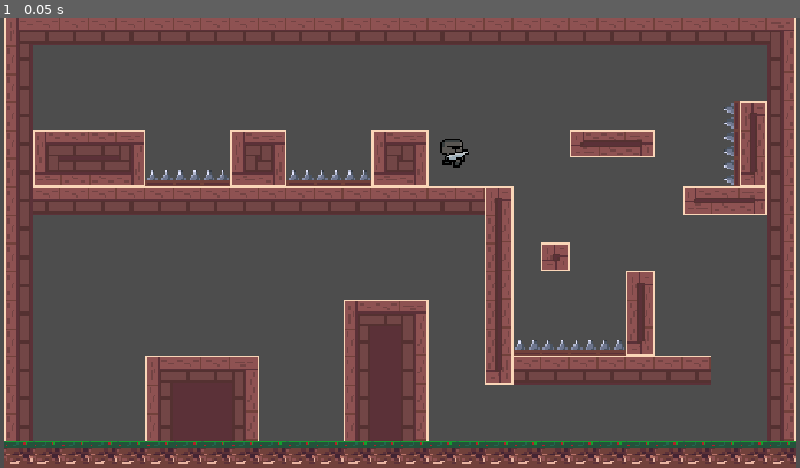
Above: before the commit, frame 1.
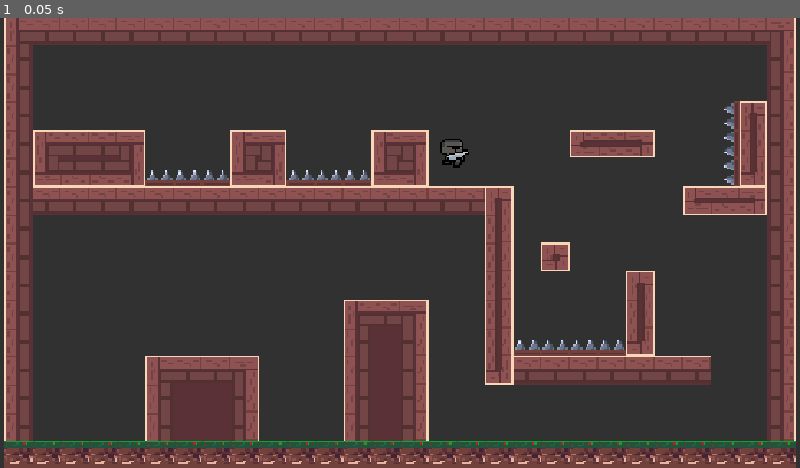
Above: after the commit, the same moment.

Repository: Marcausente/KnightGame2DGodot
Game: Godot game, scene res://Escenas/escena_principal/escena_principal.tscn
Two runs of this game, one before a commit and one after it. Both use one fixed random seed, a clock stepped at 60 frames per second and the inputs below.
Inputs:
- Up to frame 1 (0.05 s): no input

The runs differ from the first frame. In frame 1, 61% of the frame differs, in the area x 0-100%, y 0-100%.

Commit message:
FEAT: Test realizado para ver si se inicia la funcion

Diff:
--- /dev/null
+++ b/Escenas/personaje/personaje.gd
@@ -0,0 +1,8 @@
+extends CharacterBody2D
+
+func _ready():
+	inicio_funcion_test()
+
+
+func inicio_funcion_test():
+	print("Se ha iniciado la funcion")
--- a/Escenas/personaje/personaje.tscn
+++ b/Escenas/personaje/personaje.tscn
@@ -1,11 +1,13 @@
 [gd_scene format=3 uid="uid://cxm8wxdnmii3w"]
 
+[ext_resource type="Script" uid="uid://21cdvs7ggksj" path="res://Escenas/personaje/personaje.gd" id="1_g78av"]
 [ext_resource type="SpriteFrames" uid="uid://uvftxttjne3l" path="res://Escenas/personaje/sprite_frames_personaje.tres" id="1_u5lov"]
 
 [sub_resource type="RectangleShape2D" id="RectangleShape2D_g4v7s"]
 size = Vector2(16, 16)
 
 [node name="Personaje" type="CharacterBody2D" unique_id=1115841959]
+script = ExtResource("1_g78av")
 
 [node name="CollisionShape2D" type="CollisionShape2D" parent="." unique_id=2090908582]
 position = Vector2(0, -1)
--- a/project.godot
+++ b/project.godot
@@ -37,3 +37,4 @@
 rendering_device/driver.windows="d3d12"
 renderer/rendering_method="gl_compatibility"
 renderer/rendering_method.mobile="gl_compatibility"
+environment/defaults/default_clear_color=Color(0.19076231, 0.19076234, 0.19076225, 1)
Not shown, added: Escenas/personaje/personaje.gd.uid
